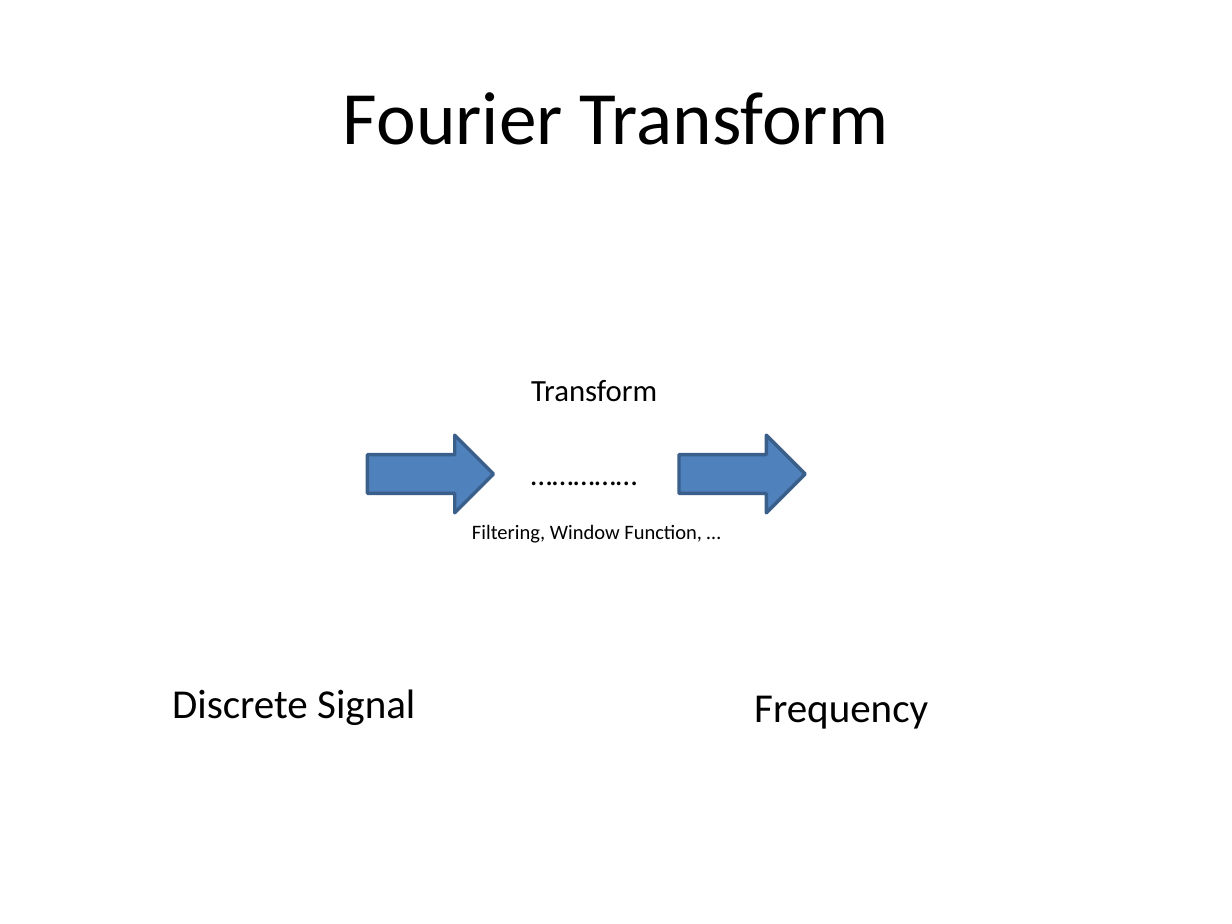
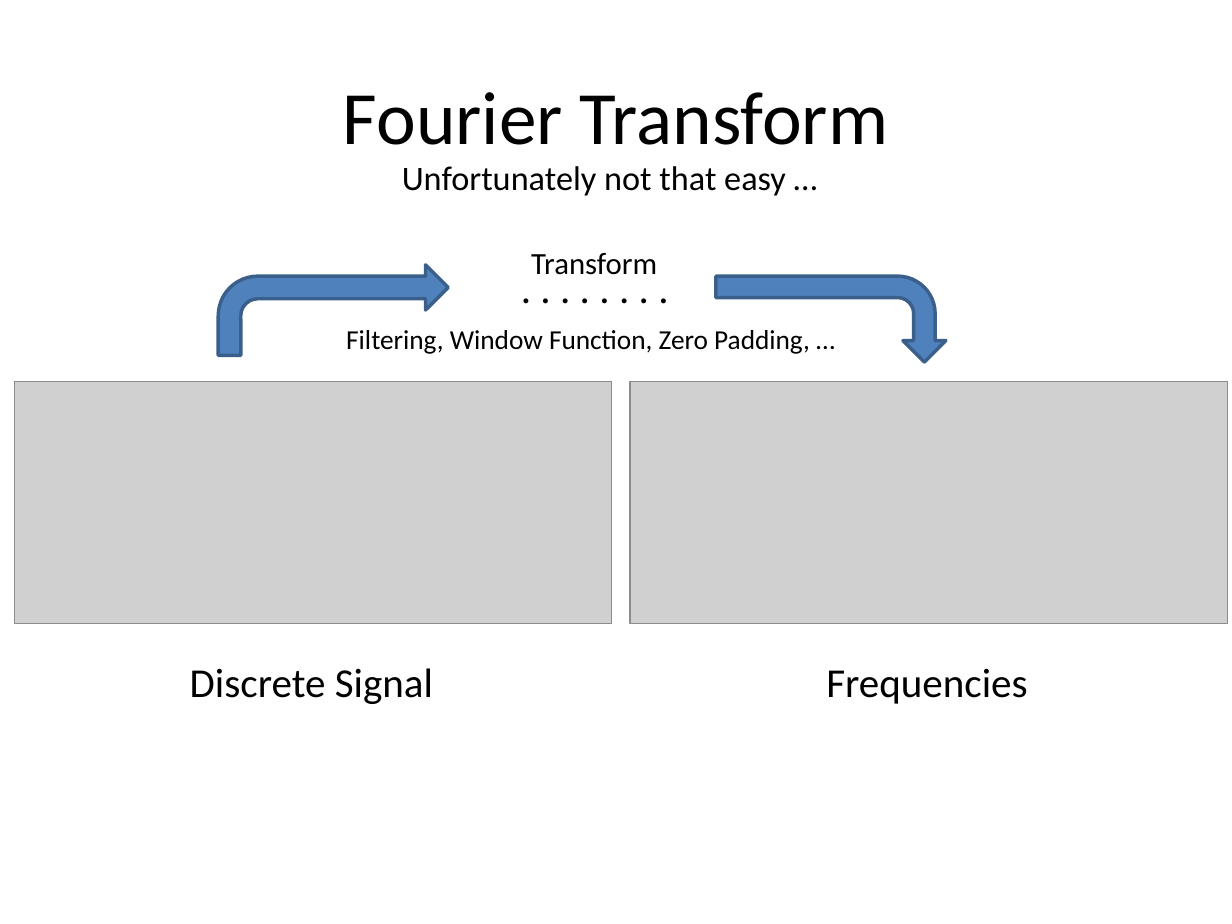
Before and after one commit to UbiquitousComputingSS14/Documentation, a slide deck: slide 13 of res/HeartRateMonitor.pptx (slide 11 before the commit). Drawn at 1232x924 pixels with LibreOffice and Linux fonts; fonts in the diff are those of the drawing; grey boxes stand for pictures. Boxes give left, top, right and bottom in pixels: in the first picture for what was removed or moved away, otherwise in the second. Text is boxed around its words. In the diff, an @@ line names an element or a change of style, - is before the commit and + after.

```diff
--- a/res/HeartRateMonitor.pptx
+++ b/res/HeartRateMonitor.pptx
@@ text added at (x1=402, y1=166, x2=786, y2=196), 20 pt, text #000000 @@
+Unfortunately not that easy …
@@ text "Transform" moved from (x1=531, y1=380, x2=657, y2=402) to (x1=531, y1=253, x2=657, y2=275) @@
@@ bent arrow added at (x1=218, y1=265, x2=448, y2=355), fill #4F81BD, outline #3A5F8C 2 pt @@
@@ text at (x1=509, y1=257, x2=681, y2=319): text changed; size 18 to 24 pt @@
-……………
+. . . . . . . .
@@ bent arrow added at (x1=716, y1=277, x2=947, y2=363), fill #4F81BD, outline #3A5F8C 2 pt @@
@@ text at (x1=346, y1=330, x2=810, y2=354): text changed; size 12 to 16 pt @@
-Filtering, Window Function, …
+Filtering, Window Function, Zero Padding, …
@@ picture added at (x1=15, y1=381, x2=611, y2=623) @@
@@ picture added at (x1=630, y1=381, x2=1227, y2=623) @@
@@ right arrow removed at (x1=367, y1=435, x2=493, y2=513) @@
@@ right arrow removed at (x1=679, y1=435, x2=804, y2=513) @@
@@ text "Discrete Signal" moved from (x1=172, y1=689, x2=415, y2=725) to (x1=190, y1=668, x2=433, y2=704) @@
@@ text added at (x1=826, y1=668, x2=1027, y2=704), 24 pt, text #000000 @@
+Frequencies
@@ text removed at (x1=754, y1=695, x2=928, y2=729) @@
-Frequency
```
Also in this commit, not shown: 12 other slides changed, 11 slides added, 4 slides removed, 1 other file.
